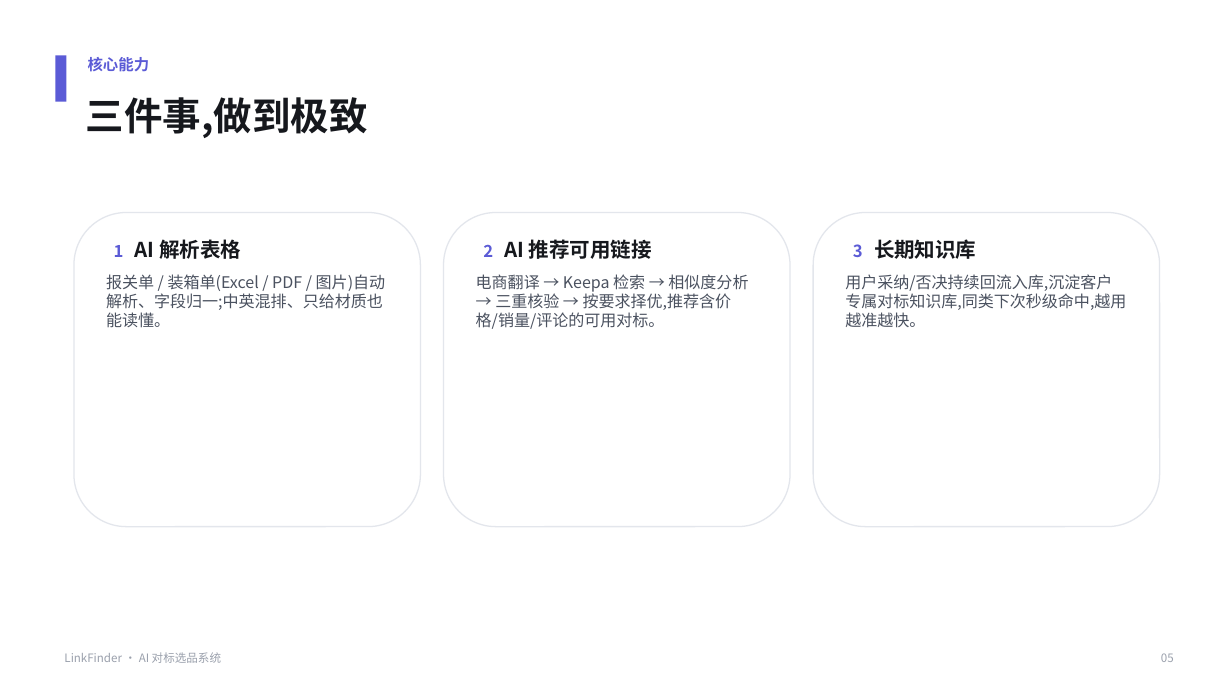
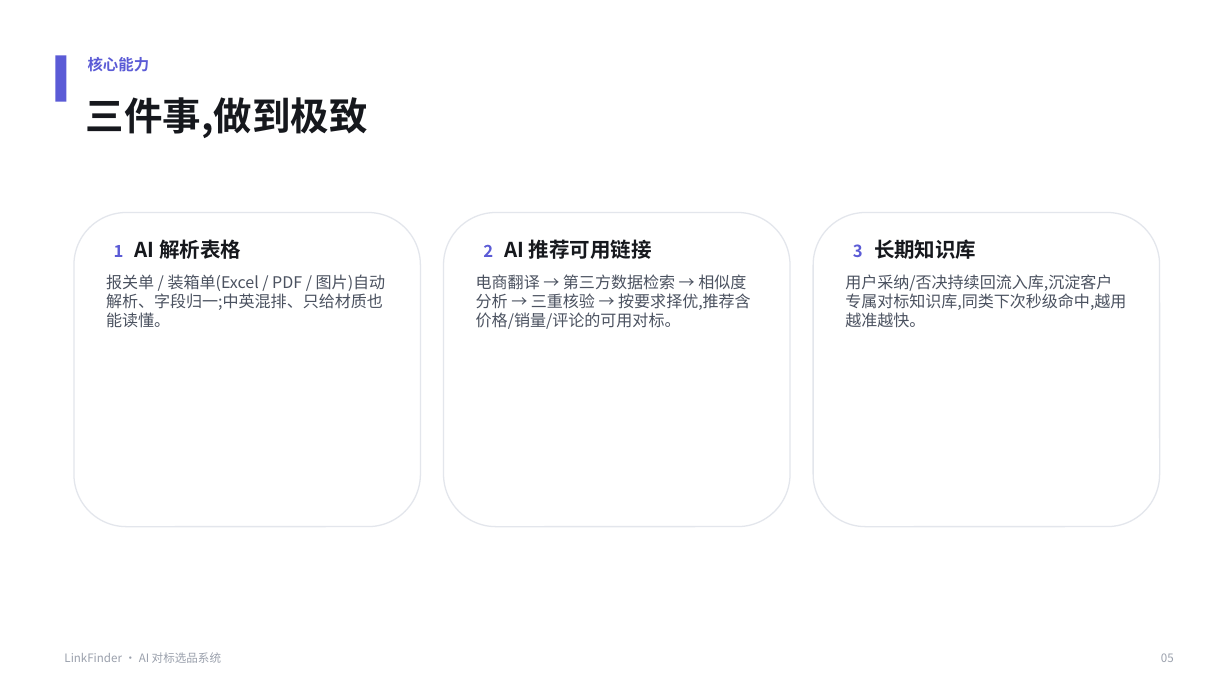
Before and after one commit to Rayyyyy1202/New_ENV, a slide deck: slide 5 of 销售PPT-Amazon对标选品系统.pptx. Drawn at 1232x693 pixels with LibreOffice and Linux fonts; fonts in the diff are those of the drawing. Boxes give left, top, right and bottom in pixels: in the first picture for what was removed or moved away, otherwise in the second. Text is boxed around its words. In the diff, an @@ line names an element or a change of style, - is before the commit and + after.

```diff
--- a/销售PPT-Amazon对标选品系统.pptx
+++ b/销售PPT-Amazon对标选品系统.pptx
@@ text at [476, 274, 751, 329]: text changed @@
-电商翻译 → Keepa 检索 → 相似度分析 → 三重核验 → 按要求择优,推荐含价格/销量/评论的可用对标。
+电商翻译 → 第三方数据检索 → 相似度分析 → 三重核验 → 按要求择优,推荐含价格/销量/评论的可用对标。
```
Also in this commit, not shown: 7 other slides changed, 4 other files.
